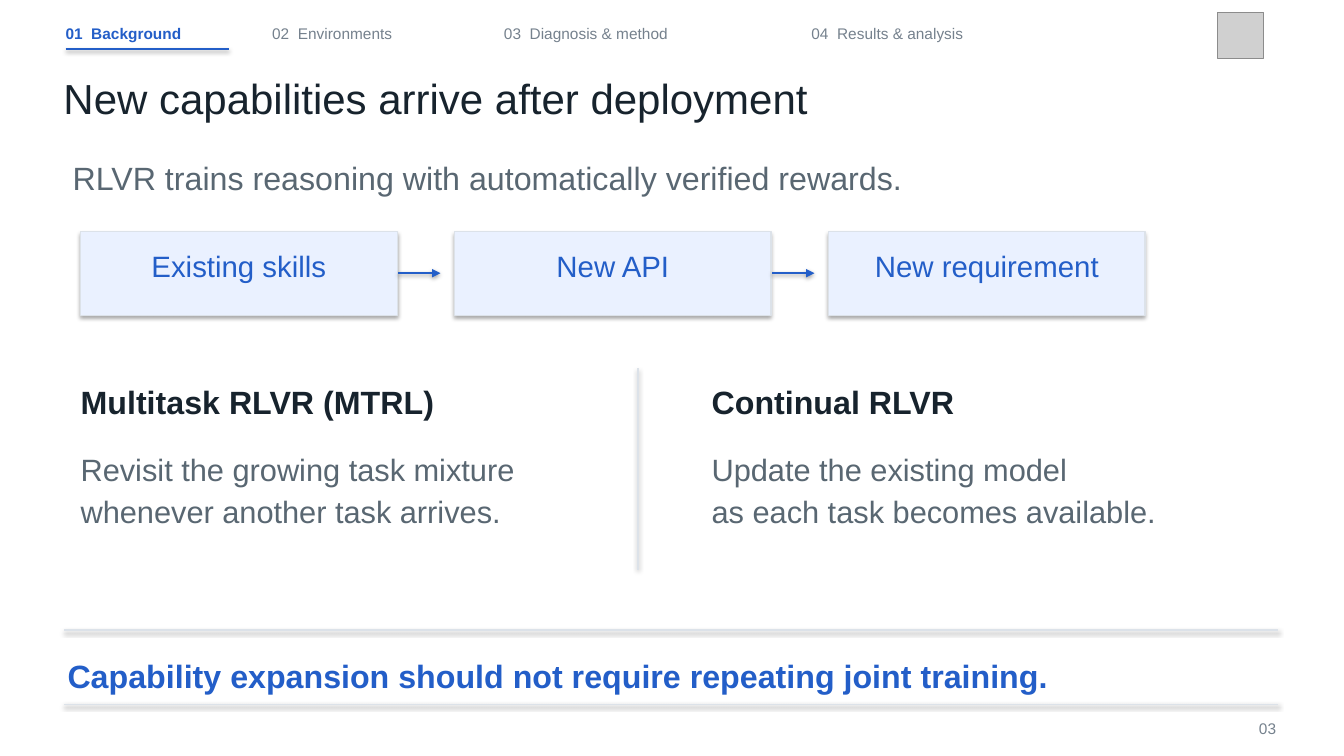
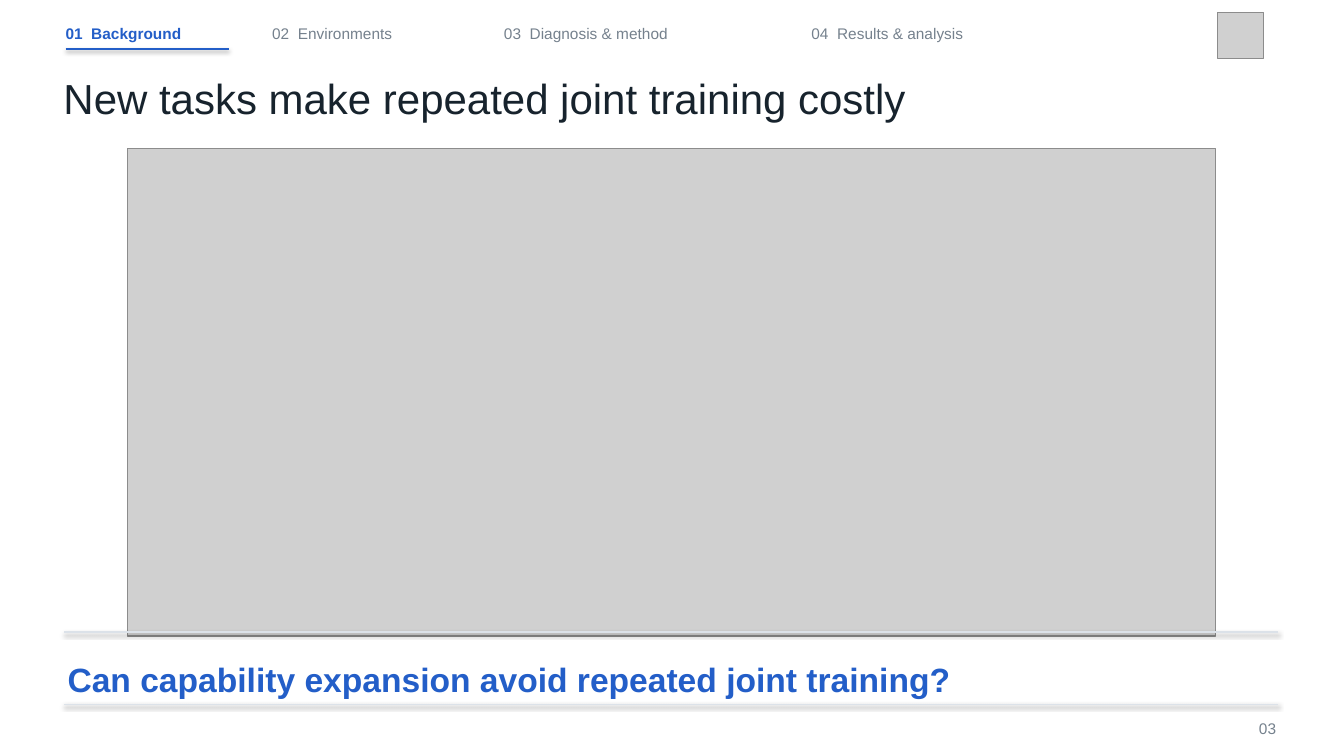
Before and after one commit to crg-rl/crg-rl.github.io, a slide deck: slide 3 of assets/slides/continual-reasoning-gym-slides.pptx. Drawn at 1344x756 pixels with LibreOffice and Linux fonts; fonts in the diff are those of the drawing; grey boxes stand for pictures. Boxes give left, top, right and bottom in pixels: in the first picture for what was removed or moved away, otherwise in the second. Text is boxed around its words. In the diff, an @@ line names an element or a change of style, - is before the commit and + after.

Commit message:
Explain the Background with task-flow illustrations

```diff
--- a/assets/slides/continual-reasoning-gym-slides.pptx
+++ b/assets/slides/continual-reasoning-gym-slides.pptx
@@ text at (x1=63, y1=83, x2=905, y2=123): text changed @@
-New capabilities arrive after deployment
+New tasks make repeated joint training costly
@@ picture added at (x1=128, y1=148, x2=1216, y2=636) @@
@@ text removed at (x1=73, y1=166, x2=901, y2=196) @@
-RLVR trains reasoning with automatically verified rewards.
@@ rectangle removed at (x1=81, y1=232, x2=397, y2=316) @@
@@ rectangle removed at (x1=455, y1=232, x2=771, y2=316) @@
@@ rectangle removed at (x1=829, y1=232, x2=1145, y2=316) @@
@@ text removed at (x1=151, y1=255, x2=326, y2=283) @@
-Existing skills
@@ text removed at (x1=556, y1=256, x2=669, y2=278) @@
-New API
@@ text removed at (x1=875, y1=255, x2=1099, y2=283) @@
-New requirement
@@ arrow removed from (398, 273) to (441, 273) @@
@@ arrow removed from (772, 273) to (815, 273) @@
@@ line removed from (638, 368) to (638, 570) @@
@@ text removed at (x1=81, y1=390, x2=434, y2=421) @@
-Multitask RLVR (MTRL)
@@ text removed at (x1=712, y1=390, x2=954, y2=415) @@
-Continual RLVR
@@ text removed at (x1=81, y1=458, x2=515, y2=524) @@
-Revisit the growing task mixture
-whenever another task arrives.
@@ text removed at (x1=712, y1=458, x2=1156, y2=524) @@
-Update the existing model
-as each task becomes available.
@@ text at (x1=68, y1=667, x2=950, y2=699): text changed; size 23 to 24 pt @@
-Capability expansion should not require repeating joint training.
+Can capability expansion avoid repeated joint training?
```
Also in this commit, not shown: 1 other slide changed, 13 other files.
